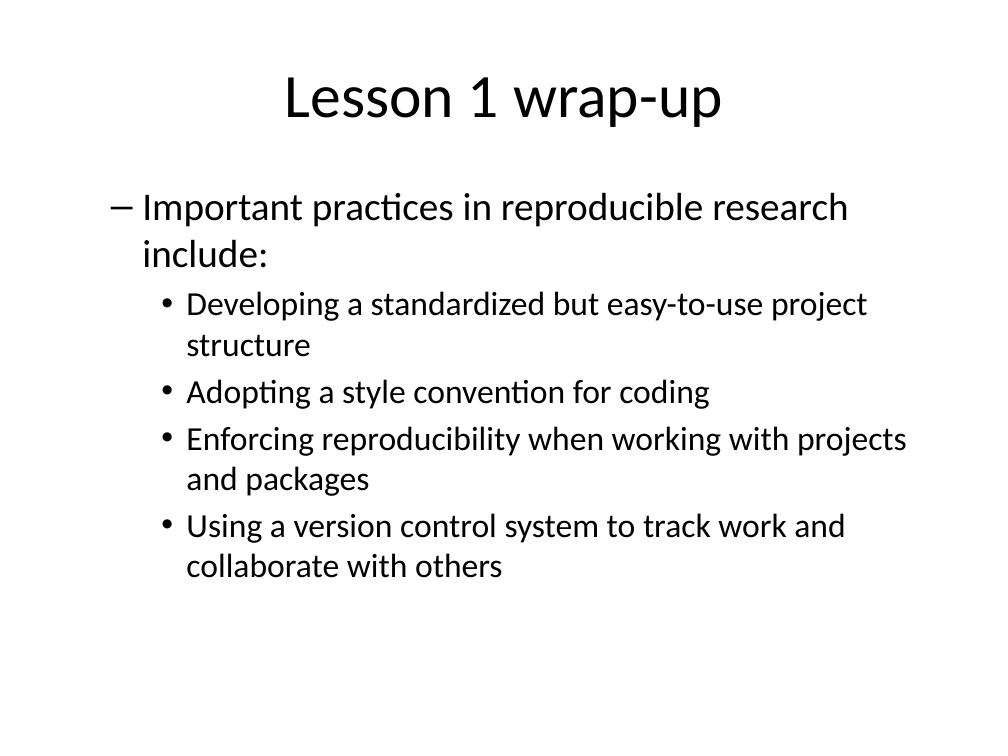
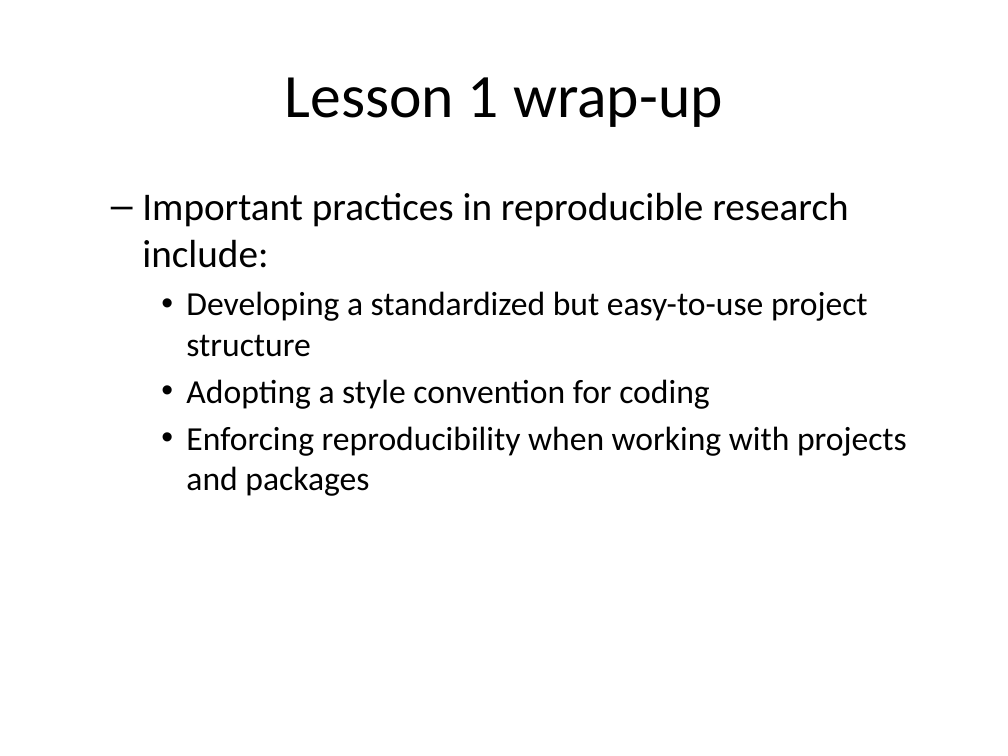
Before and after one commit to pcmathias/MSACL-intermediate-R-course, a slide deck: slide 30 of slides/01---Reproducible-Research.pptx (slide 39 before the commit). Drawn at 1008x756 pixels with LibreOffice and Linux fonts; fonts in the diff are those of the drawing. Boxes give left, top, right and bottom in pixels: in the first picture for what was removed or moved away, otherwise in the second. Text is boxed around its words. In the diff, an @@ line names an element or a change of style, - is before the commit and + after.

Commit message:
updates to lesson 1 and 2 rmds and ppts

```diff
--- a/slides/01---Reproducible-Research.pptx
+++ b/slides/01---Reproducible-Research.pptx
@@ text at (186, 513, 845, 578): paragraph removed @@
-    • Using a version control system to track work and collaborate with others
```
Also in this commit, not shown: 10 other slides changed, 6 slides added, 15 slides removed, 5 other files.
